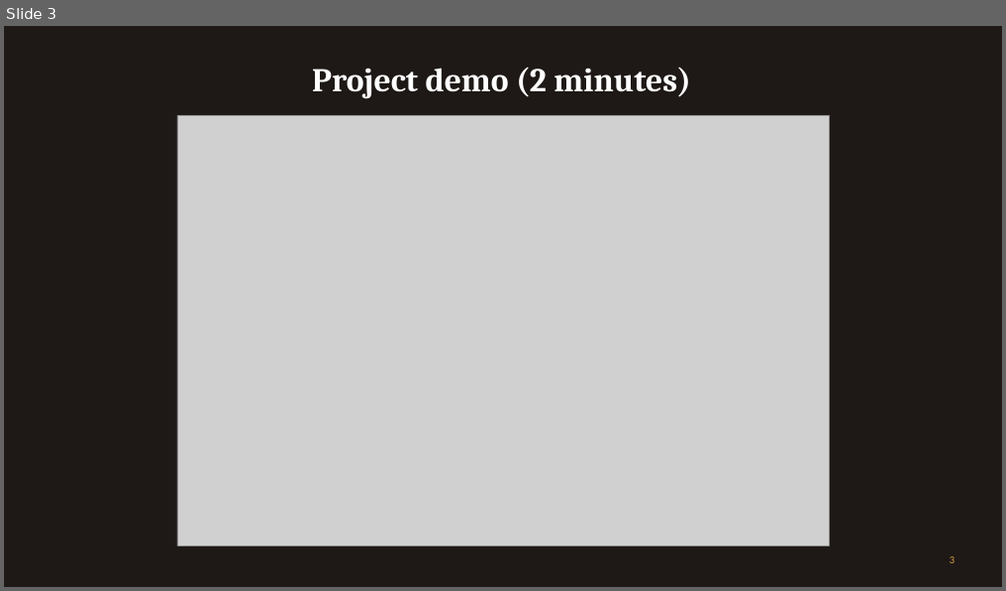
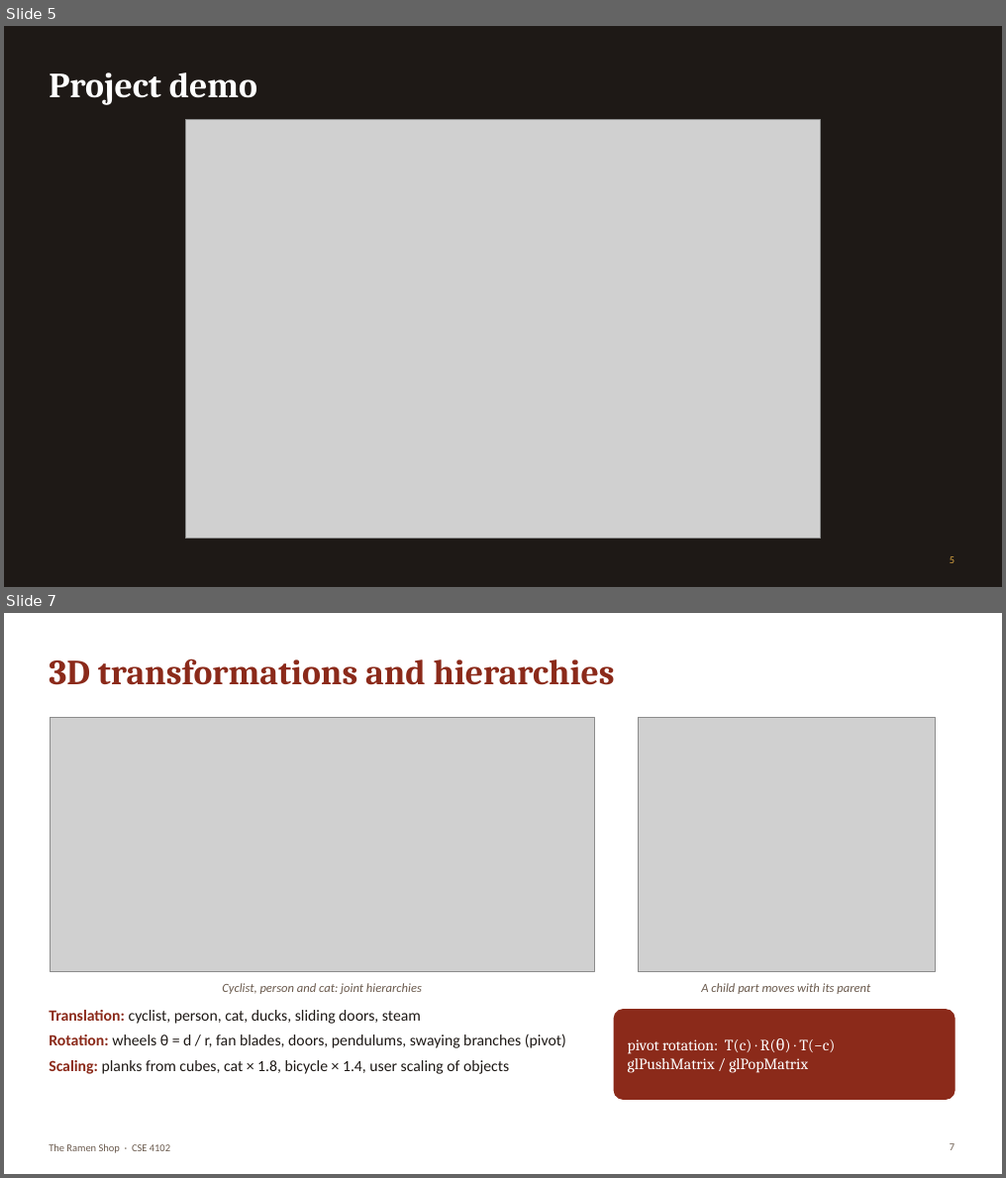
Before and after one commit to RajorshiDas/RamenShop, a slide deck: presentation/RamenShop_Presentation.pptx. Shown one above the other, each under a label of ours: slide 3 before the commit, slides 5 and 7 after it; the slides between them are not shown. The pictures are 1006x591 and 1006x1178 pixels, drawn with LibreOffice and Linux fonts; fonts in the diff are those of the drawing; grey boxes stand for pictures. Boxes give left, top, right and bottom in pixels: in the first picture for what was removed or moved away, otherwise in the second. Text is boxed around its words. In the diff, an @@ line names an element or a change of style, - is before the commit and + after.

```diff
--- a/presentation/RamenShop_Presentation.pptx
+++ b/presentation/RamenShop_Presentation.pptx
@@ slide 7 added at box(4, 613, 1002, 1174), background #FFFFFF @@
@@ title added at box(49, 659, 615, 685), 34 pt, text #8B2A1A, bold @@
+3D transformations and hierarchies
@@ picture added at box(50, 718, 595, 972) @@
@@ picture added at box(638, 718, 936, 972) @@
@@ text added at box(222, 983, 422, 994), 12 pt, text #6B5B4E, italic @@
+Cyclist, person and cat: joint hierarchies
@@ text added at box(701, 983, 870, 994), 12 pt, text #6B5B4E, italic @@
+A child part moves with its parent
@@ text added at box(49, 1010, 566, 1074), 15 pt, text #1E1916 @@
+• Translation: cyclist, person, cat, ducks, sliding doors, steam
+• Rotation: wheels θ = d / r, fan blades, doors, pendulums, swaying branches (pivot)
+• Scaling: planks from cubes, cat × 1.8, bicycle × 1.4, user scaling of objects
@@ rounded rectangle added at box(614, 1010, 954, 1100), fill #8B2A1A, outline #8B2A1A 1 pt @@
@@ text added at box(628, 1039, 835, 1073), 15 pt, text #FFFFFF @@
+pivot rotation: T(c) · R(θ) · T(−c)
+glPushMatrix / glPopMatrix
@@ text added at box(49, 1144, 170, 1154), 10 pt, text #6B5B4E @@
+The Ramen Shop · CSE 4102
@@ page number added at box(949, 1144, 954, 1151), 10 pt, text #6B5B4E @@
+7
@@ what was slide 3 is now slide 5 @@
@@ slide 5 changed as well @@
@@ title at box(49, 73, 257, 105): text changed; size 32 to 34 pt @@
-Project demo (2 minutes)
+Project demo
@@ picture: place and size @@
-picture at box(177, 116, 829, 547)
+picture at box(186, 120, 821, 539)
```
Also in this commit, not shown: 11 other slides changed, 7 other slides added, 2 slides removed.
